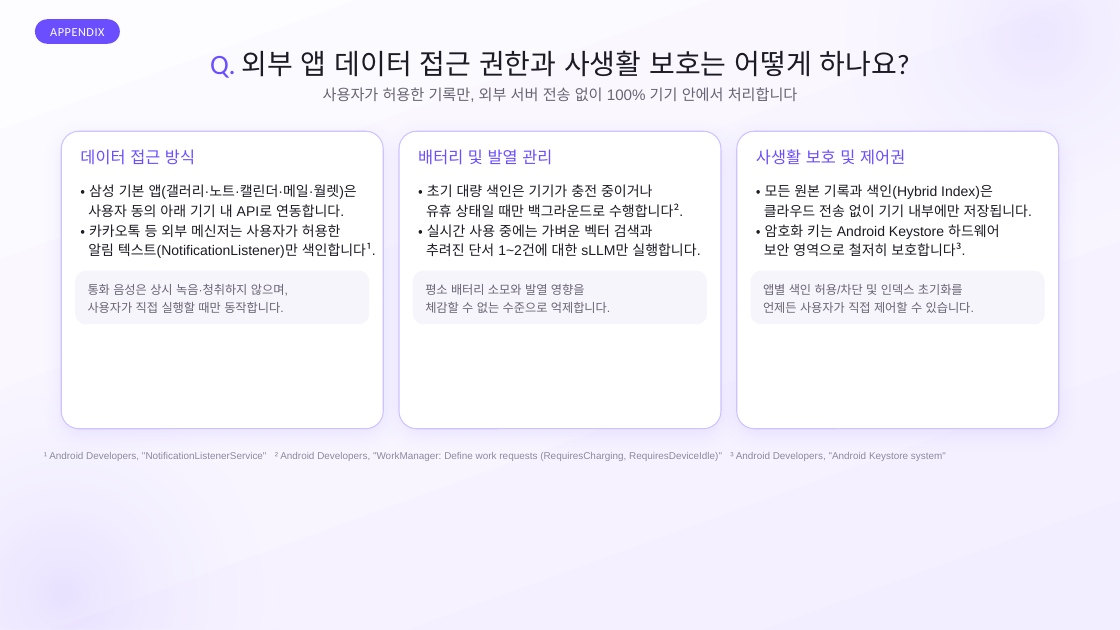
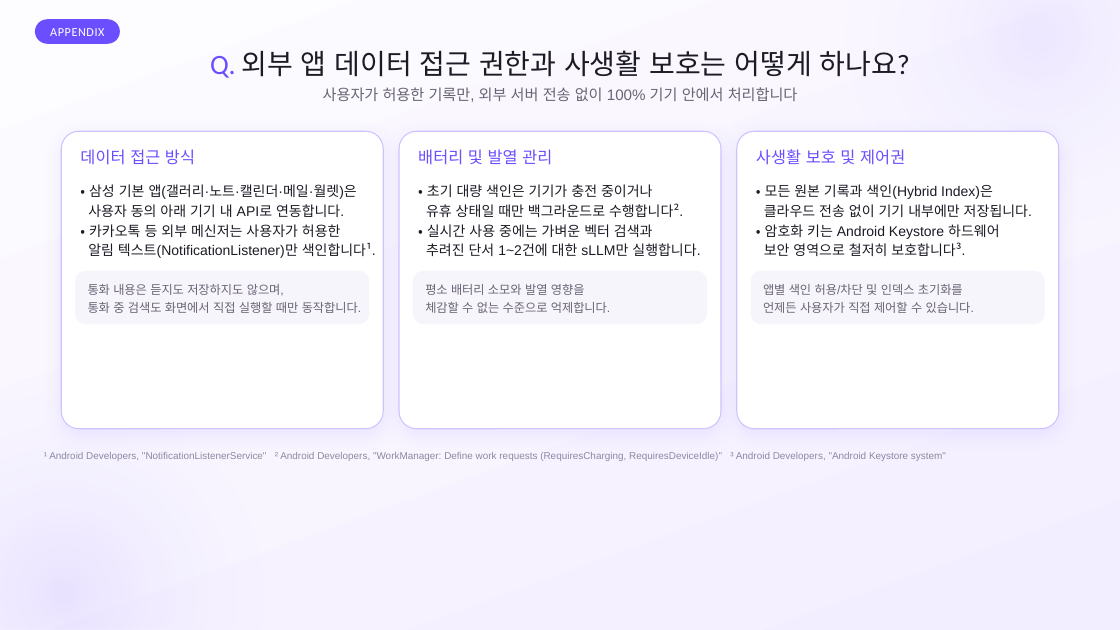
Before and after one commit to SB-Jo/t3, a slide deck: slide 28 of weave/결선준비/09_HowItWorks/HowItWorks_Argon.pptx (slide 29 before the commit). Drawn at 1120x630 pixels with LibreOffice and Linux fonts; fonts in the diff are those of the drawing. Boxes give left, top, right and bottom in pixels: in the first picture for what was removed or moved away, otherwise in the second. Text is boxed around its words. In the diff, an @@ line names an element or a change of style, - is before the commit and + after.

```diff
--- a/weave/결선준비/09_HowItWorks/HowItWorks_Argon.pptx
+++ b/weave/결선준비/09_HowItWorks/HowItWorks_Argon.pptx
@@ text at (x1=88, y1=284, x2=362, y2=313): text changed @@
-통화 음성은 상시 녹음·청취하지 않으며,
-사용자가 직접 실행할 때만 동작합니다.
+통화 내용은 듣지도 저장하지도 않으며,
+통화 중 검색도 화면에서 직접 실행할 때만 동작합니다.
```
Also in this commit, not shown: 21 other slides changed, 1 slide removed, 3 other files.
